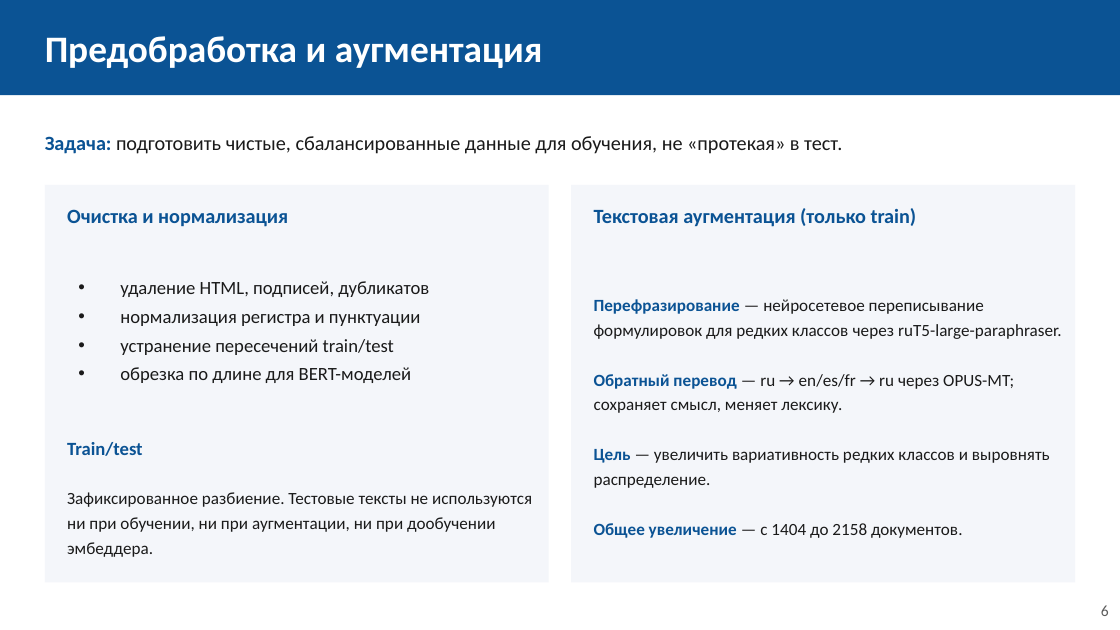
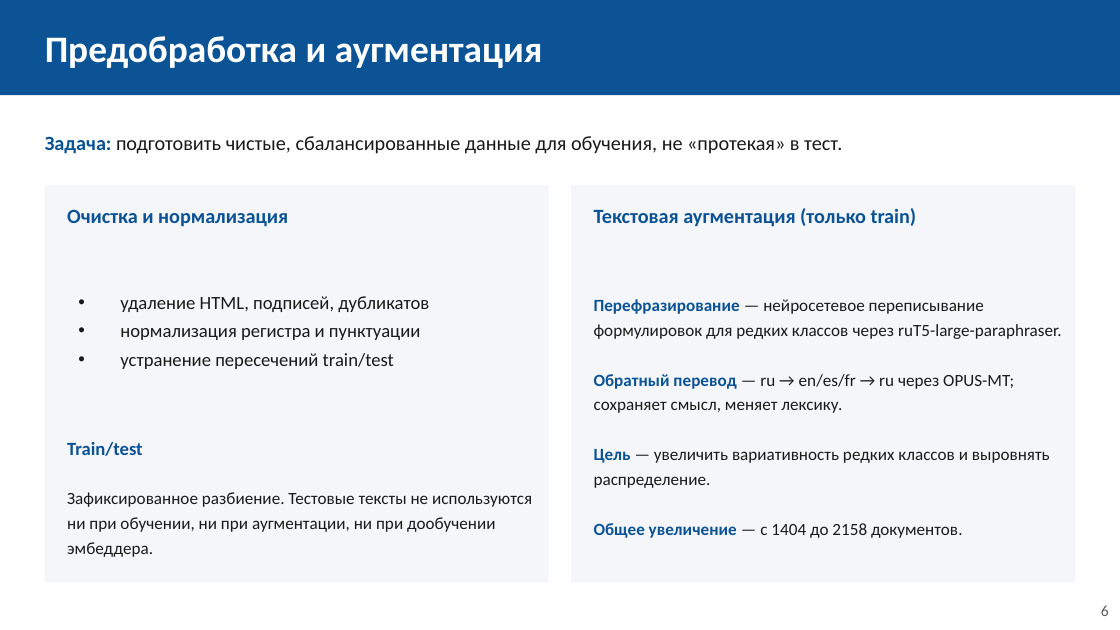
Before and after one commit to sevaTechoPark/mifi-vkr, a slide deck: slide 6 of defence/vkr_defense.pptx. Drawn at 1120x630 pixels with LibreOffice and Linux fonts; fonts in the diff are those of the drawing. Boxes give left, top, right and bottom in pixels: in the first picture for what was removed or moved away, otherwise in the second. Text is boxed around its words. In the diff, an @@ line names an element or a change of style, - is before the commit and + after.

```diff
--- a/defence/vkr_defense.pptx
+++ b/defence/vkr_defense.pptx
@@ text at [120,367,411,383]: paragraph removed @@
-• обрезка по длине для BERT-моделей
```
Also in this commit, not shown: 10 other slides changed, 7 other files.
